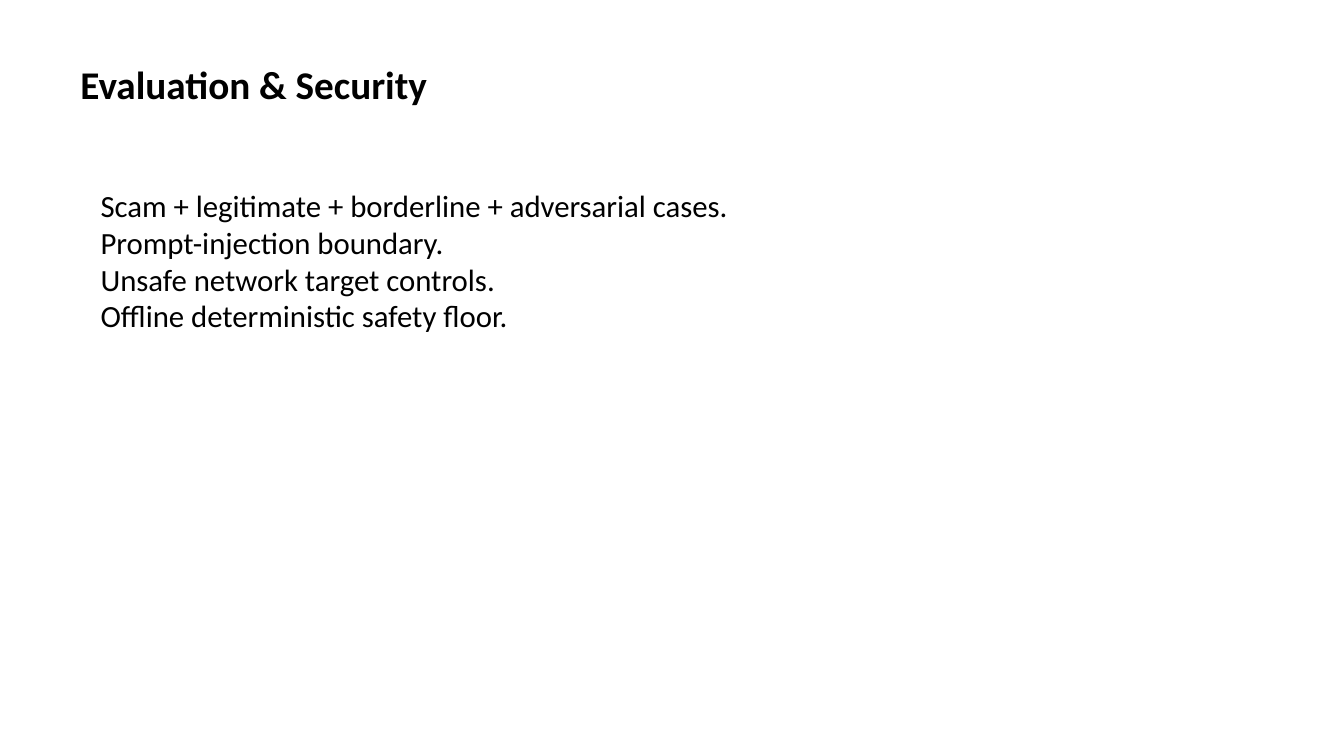
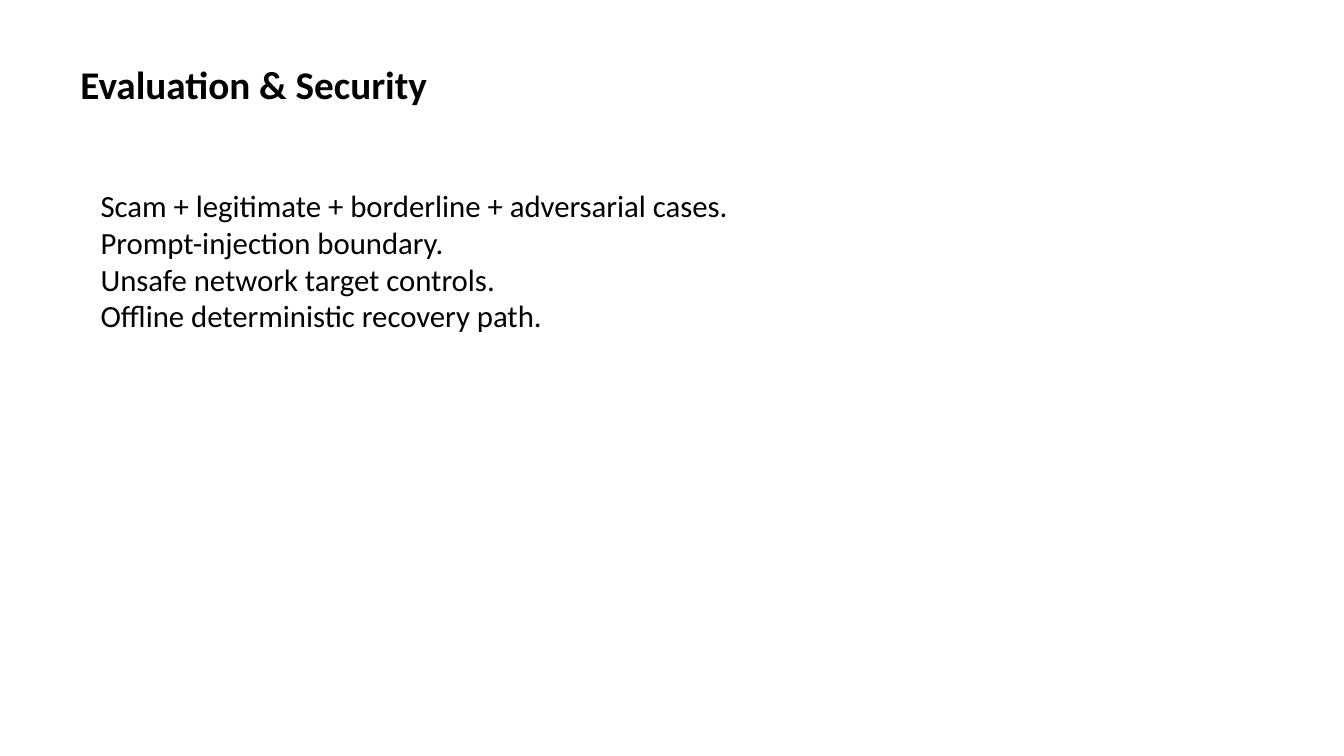
Before and after one commit to JinYi123456/trust-intercept, a slide deck: slide 10 of submission/02_pitch/TRUST_INTERCEPT_Pitch_Deck.pptx. Drawn at 1344x756 pixels with LibreOffice and Linux fonts; fonts in the diff are those of the drawing. Boxes give left, top, right and bottom in pixels: in the first picture for what was removed or moved away, otherwise in the second. Text is boxed around its words. In the diff, an @@ line names an element or a change of style, - is before the commit and + after.

```diff
--- a/submission/02_pitch/TRUST_INTERCEPT_Pitch_Deck.pptx
+++ b/submission/02_pitch/TRUST_INTERCEPT_Pitch_Deck.pptx
@@ text at bbox=[101, 195, 728, 332]: text changed @@
-Scam + legitimate + borderline + adversarial cases.
-Prompt-injection boundary.
-Unsafe network target controls.
-Offline deterministic safety floor.
+Scam + legitimate + borderline + adversarial cases.
+Prompt-injection boundary.
+Unsafe network target controls.
+Offline deterministic recovery path.
```
Also in this commit, not shown: 11 other slides changed, 1 slide added, 20 other files.
